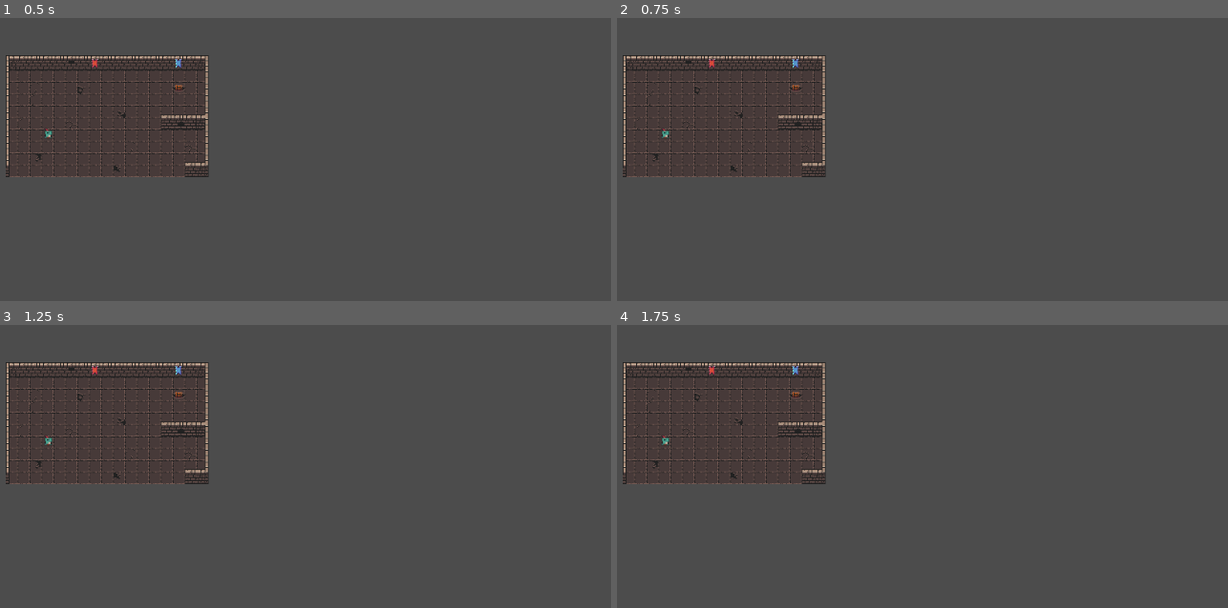
Above: before the commit, frames 1-4 (two rows, left to right).
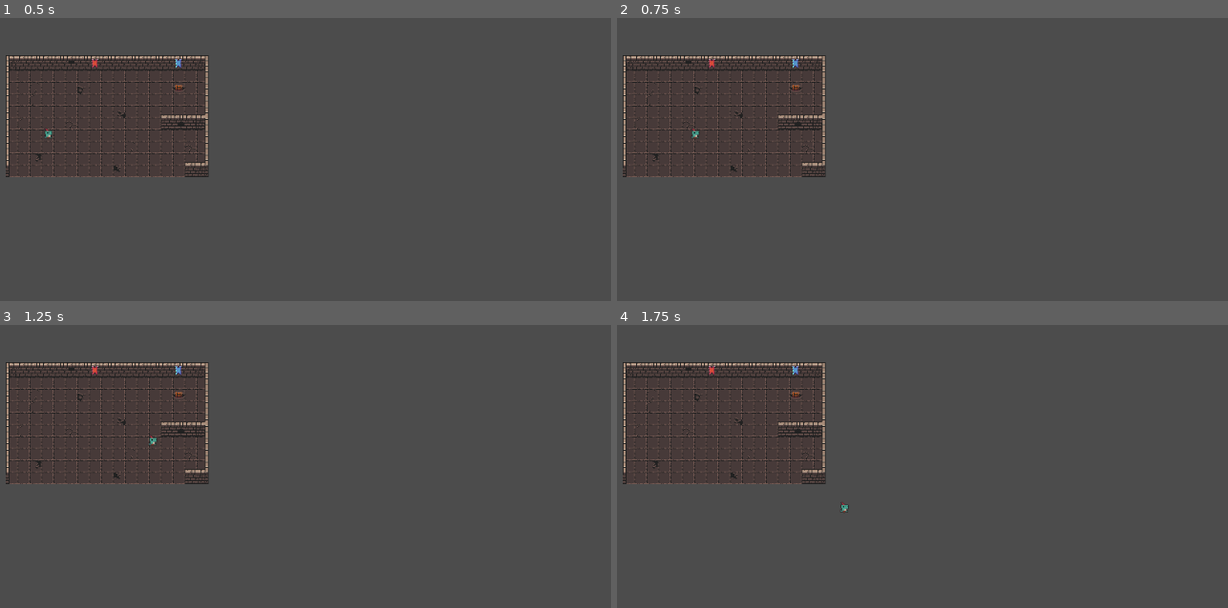
Above: after the commit, the same moments.

Repository: astafford2/Sticky-n-Stoned
Game: Godot game, scene res://src/Testing.tscn
Same seed, same stepped clock (60 frames per second), same inputs: the game is played once before the commit and once after it. The project has no main scene, so this scene is started directly.
Inputs:
- Up to frame 1 (0.5 s): no input
- Up to frame 2 (0.75 s): tap Enter at 0.5 s; hold D (move_right) from 0.53 s (still down)
- Up to frame 3 (1.25 s): keep holding D (move_right)
- Up to frame 4 (1.75 s): tap Space at 1.25 s; release D (move_right) at 1.28 s; hold S (move_down) from 1.28 s (still down)

Frame 1 is identical in both runs. In frame 2, less than 0.1% of the frame differs, in the area x 7-14%, y 39-43%; in frame 3, less than 0.1%; in frame 4, less than 0.1%, in the area x 7-38%, y 39-67%.

Commit message:
Add move_and_slide to player script to handle movement

Diff:
--- a/project/src/characters/Player.gd
+++ b/project/src/characters/Player.gd
@@ -23,3 +23,5 @@
 	elif Input.is_action_pressed("move_left"):
 		player_sprite.flip_h = true
 		velocity.x = -run_speed
+
+	velocity = move_and_slide(velocity, Vector2.ZERO)
